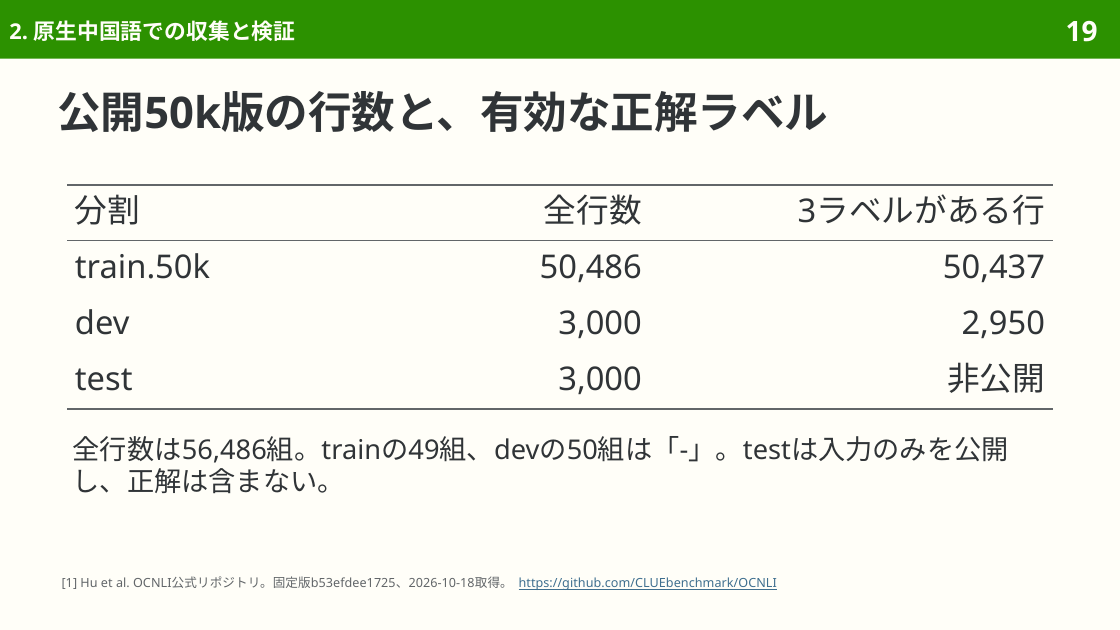
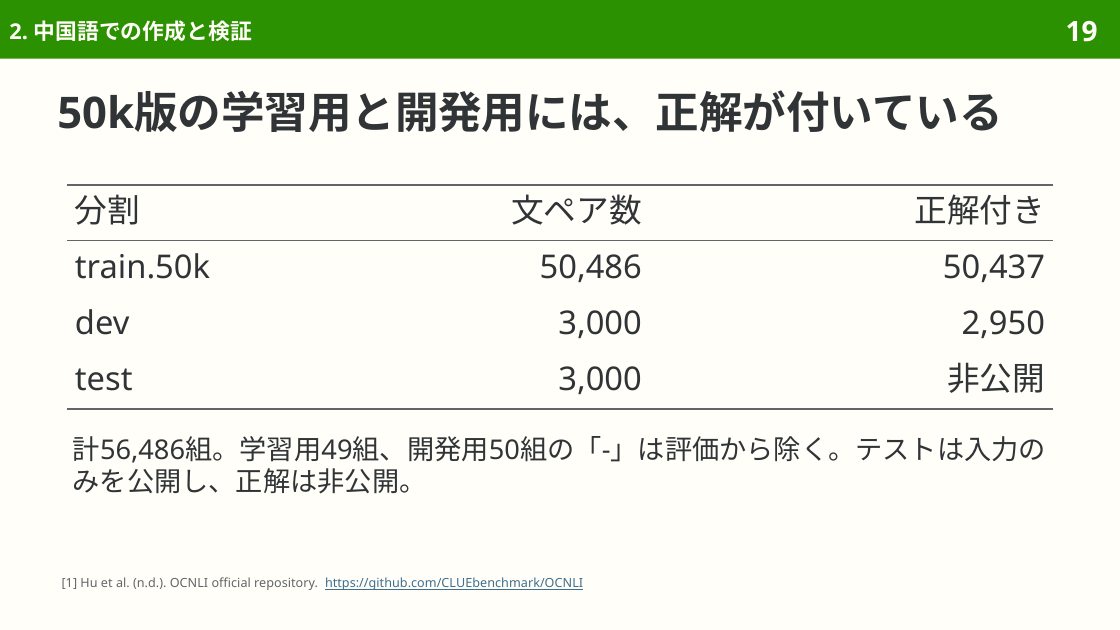
Before and after one commit to sasakiy84/datasets-in-10-minutes, a slide deck: slide 19 of slides/datasets-in-10-minutes-ocnli.pptx. Drawn at 1120x630 pixels with LibreOffice and Linux fonts; fonts in the diff are those of the drawing. Boxes give left, top, right and bottom in pixels: in the first picture for what was removed or moved away, otherwise in the second. Text is boxed around its words. In the diff, an @@ line names an element or a change of style, - is before the commit and + after.

Commit message:
Explain OCNLI naturally and keep inference examples and meaningful evaluation conditions

```diff
--- a/slides/datasets-in-10-minutes-ocnli.pptx
+++ b/slides/datasets-in-10-minutes-ocnli.pptx
@@ title at (9,20,252,41): text changed @@
-2. 原生中国語での収集と検証
+2. 中国語での作成と検証
@@ title at (57,90,1002,132): text changed @@
-公開50k版の行数と、有効な正解ラベル
+50k版の学習用と開発用には、正解が付いている
@@ table at (67,185,1053,409) @@
-row 1, column 2: 全行数
+row 1, column 2: 文ペア数
-row 1, column 3: 3ラベルがある行
+row 1, column 3: 正解付き
@@ text at (73,436,1046,494): text changed @@
-全行数は56,486組。trainの49組、devの50組は「-」。testは入力のみを公開し、正解は含まない。
+計56,486組。学習用49組、開発用50組の「-」は評価から除く。テストは入力のみを公開し、正解は非公開。
@@ text at (62,577,583,590): text changed @@
-[1] Hu et al. OCNLI公式リポジトリ。固定版b53efdee1725、2026-10-18取得。 https://github.com/CLUEbenchmark/OCNLI
+[1] Hu et al. (n.d.). OCNLI official repository. https://github.com/CLUEbenchmark/OCNLI
```
Also in this commit, not shown: 45 other slides changed, 6 slides removed, 35 other files.
